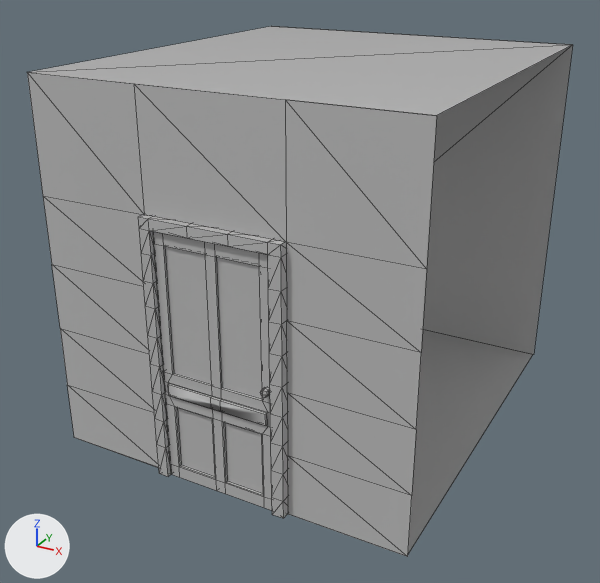
Before and after pictures for a commit that changed the FBX model PlayAwardSrc/Assets/PlayAward/Gfx/FBX/Pasillo/modulo_pasillo_puerta.FBX.
One viewpoint serves both versions: a camera (50 mm lens) standing at (6.75, -8.94, 5.89) and looking at (2.1, -0.47, 1.66). The lights are fixed; the arrows at lower left show +X, +Y and +Z. Mesh edges are drawn as thin lines. Where no turn or scale is listed for an object, it has been applied to the vertices.

In view in the first picture: 'marco', 'puerta', 'suelo'.
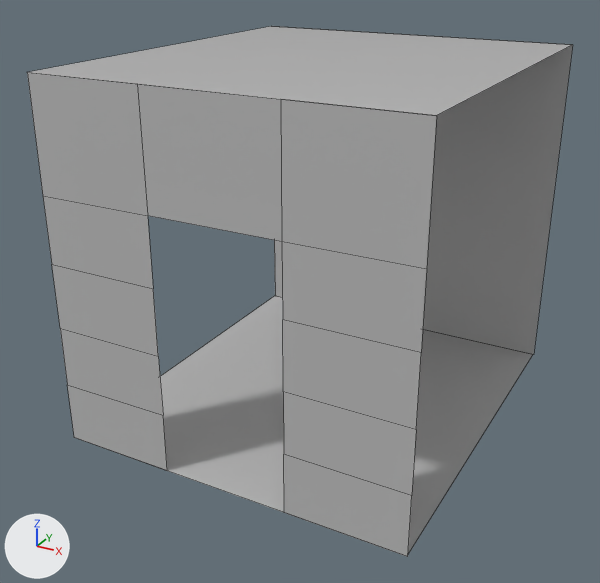
The newer file is also rescaled (x1.4), turned or shifted as a whole; pictures and numbers use the older file's frame.

The change in detail:
Object 'puerta' (ob_puerta) is deleted.
Object 'marco' (ob_marco) is deleted.

Where the change shows, as pixel boxes (x1, y1, x2, y2) in the pictures (600 x 583 px):
'puerta', deleted: before (153, 231, 272, 510)
    faces in mat_02___default (grey #bcbcbc): (153, 231, 272, 510)
'marco', deleted: before (138, 215, 288, 518)
